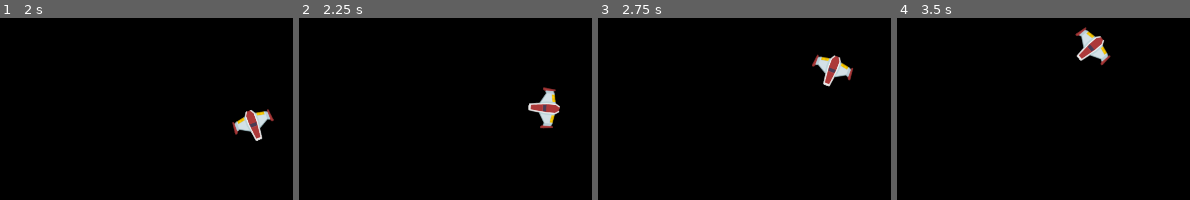
Above: before the commit, frames 1-4 (left to right).
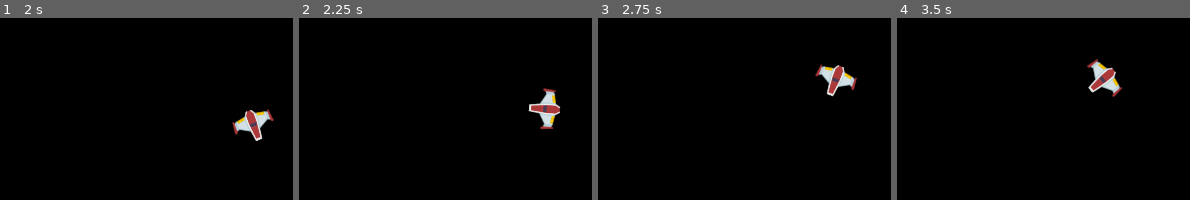
Above: after the commit, the same moments.

Repository: mandah0628/CMPT306_A2
Game: Godot game, scene res://Scenes/main.tscn
The game is run twice, just before and just after one commit, with the same random seed, the same clock (stepped at 60 frames per second) and the same inputs. Before the commit the project starts from res://main.tscn.
Inputs:
- Up to frame 1 (2 s): tap Enter at 0.5 s; hold Right (strafe_right) 0.53-1.28 s; hold Down (move_backward) from 1.28 s (still down)
- Up to frame 2 (2.25 s): release Down (move_backward) at 2.03 s; hold Right (strafe_right) from 2.03 s (still down)
- Up to frame 3 (2.75 s): keep holding Right (strafe_right)
- Up to frame 4 (3.5 s): release Right (strafe_right) at 2.78 s; hold Up (move_forward) from 2.78 s (still down)

Frame 1 is identical in both runs. In frame 2, 0.7% of the frame differs, in the area x 78-90%, y 37-61%; in frame 3, 1.9%; in frame 4, 2.6%, in the area x 60-77%, y 4-44%.

Commit message:
initialzed the laser object and the collision shape for it

Diff:
--- a/Character/Player/player.tscn
+++ b/Character/Player/player.tscn
@@ -1,7 +1,7 @@
 [gd_scene load_steps=3 format=3 uid="uid://buc07gxk40quu"]
 
 [ext_resource type="Texture2D" uid="uid://bjteh5fyc351t" path="res://Textures/Texture 2/PNG/playerShip1_red.png" id="1_22x2p"]
-[ext_resource type="Script" path="res://Character/Player/player.gd" id="1_jq1ab"]
+[ext_resource type="Script" path="res://Scripts/player.gd" id="1_jq1ab"]
 
 [node name="Player" type="CharacterBody2D"]
 script = ExtResource("1_jq1ab")
--- /dev/null
+++ b/Scenes/laser.tscn
@@ -0,0 +1,3 @@
+[gd_scene format=3 uid="uid://dikanjq4qluk"]
+
+[node name="Laser" type="Area2D"]
--- /dev/null
+++ b/Scenes/main.tscn
@@ -0,0 +1,8 @@
+[gd_scene load_steps=2 format=3 uid="uid://ck7udr1xihtcj"]
+
+[ext_resource type="PackedScene" uid="uid://buc07gxk40quu" path="res://Character/Player/player.tscn" id="1_btpfb"]
+
+[node name="Main" type="Node2D"]
+
+[node name="Player" parent="." instance=ExtResource("1_btpfb")]
+position = Vector2(632, 383)
--- /dev/null
+++ b/Scripts/laser.gd
@@ -0,0 +1,11 @@
+extends Area2D
+
+
+# Called when the node enters the scene tree for the first time.
+func _ready() -> void:
+	pass # Replace with function body.
+
+
+# Called every frame. 'delta' is the elapsed time since the previous frame.
+func _process(delta: float) -> void:
+	pass
--- a/Character/Player/player.gd
+++ b/Scripts/player.gd
@@ -1,10 +1,10 @@
 extends CharacterBody2D
 
 var rotation_speed = 10.0
-var max_speed = 500.0
+var max_speed = 300.0
 var acceleration = 300.0
 var ship_velocity = Vector2.ZERO
-var deacceleration = 100
+var deacceleration = 200
 
 func _process(delta):
 	#Controls for turning left
--- a/main.tscn
+++ /dev/null
@@ -1,8 +0,0 @@
-[gd_scene load_steps=2 format=3 uid="uid://ck7udr1xihtcj"]
-
-[ext_resource type="PackedScene" uid="uid://buc07gxk40quu" path="res://Character/Player/player.tscn" id="1_080rh"]
-
-[node name="Main" type="Node2D"]
-
-[node name="Player" parent="." instance=ExtResource("1_080rh")]
-position = Vector2(632, 383)
--- a/project.godot
+++ b/project.godot
@@ -11,7 +11,7 @@
 [application]
 
 config/name="A2"
-run/main_scene="res://main.tscn"
+run/main_scene="res://Scenes/main.tscn"
 config/features=PackedStringArray("4.3", "GL Compatibility")
 config/icon="res://icon.svg"
 
